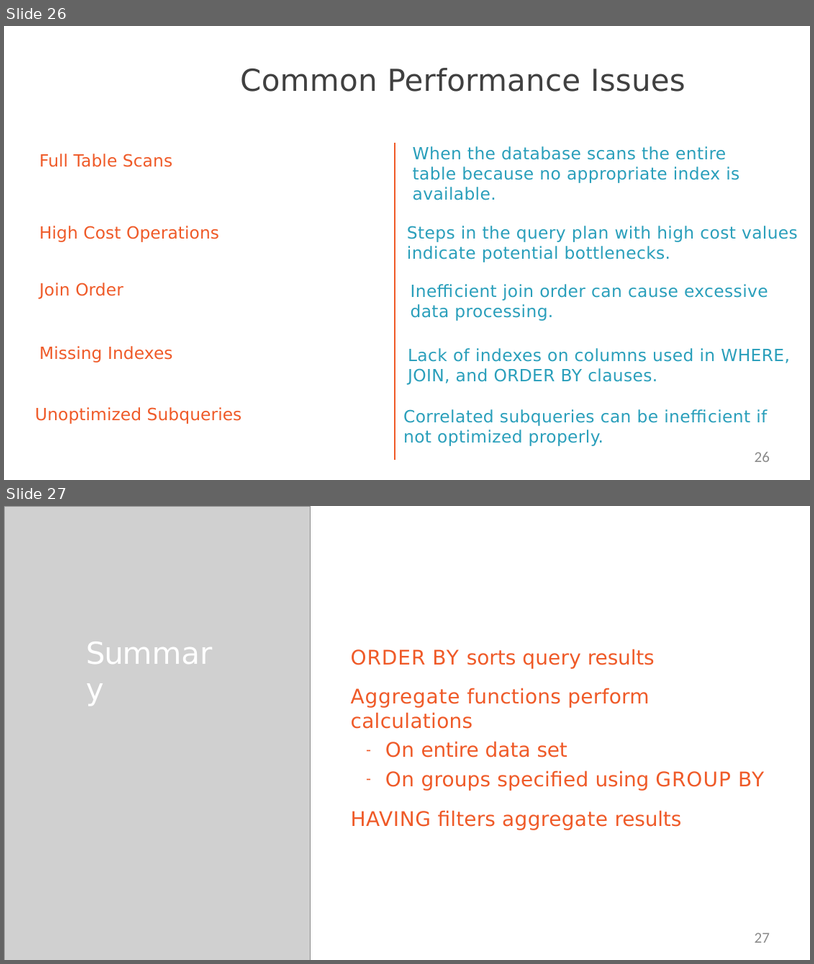
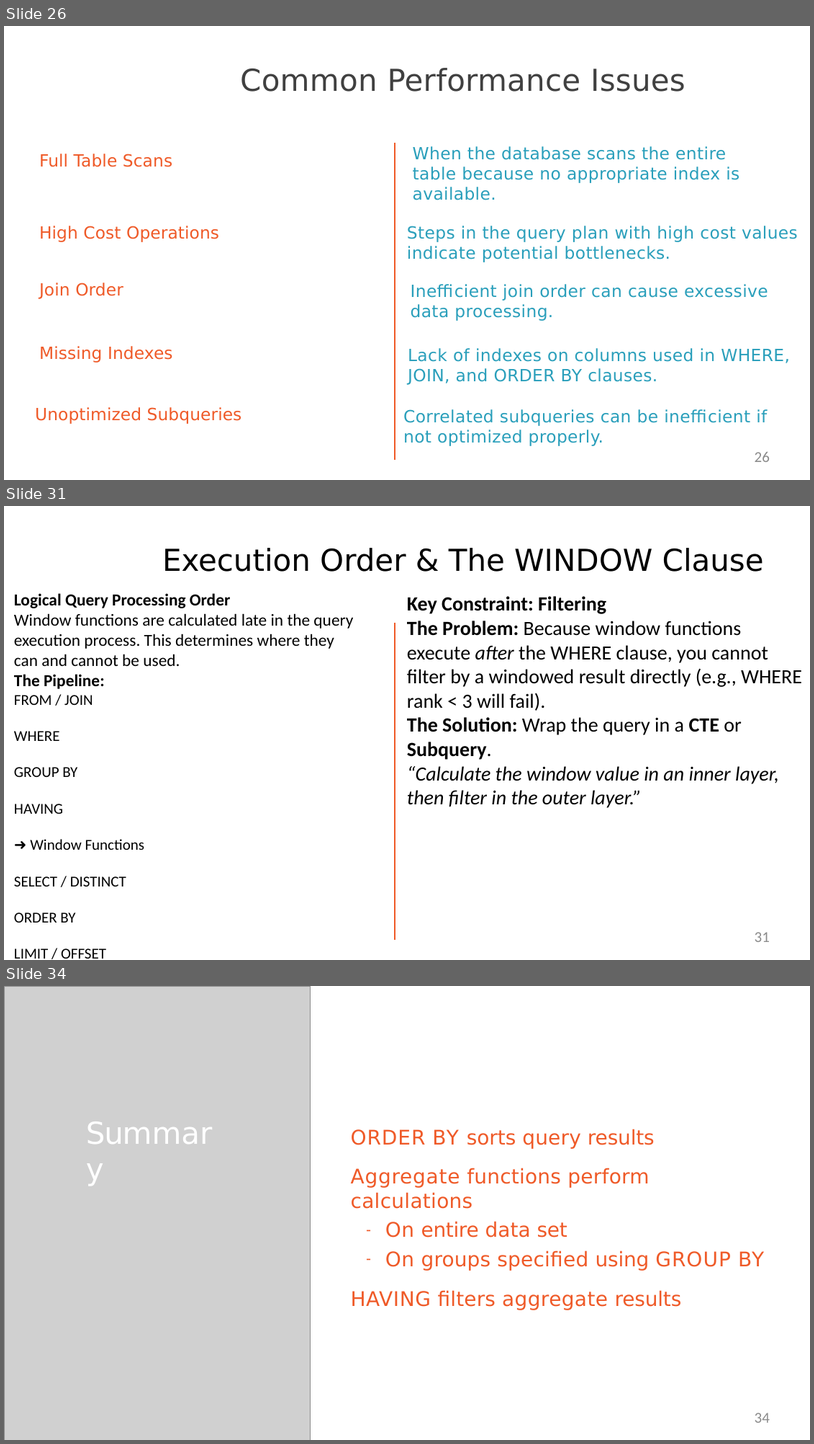
Before and after one commit to StevenJoseph19/GS-Training, a slide deck: Training Materials/8. PostgreSQL/1. Querying Data from PostgreSQL/Slides/6. Presenting and Aggregating Your Result/presenting-and-aggregating-your-results-slides.pptx. Shown one above the other, each under a label of ours: slides 26 and 27 before the commit, slides 26, 31 and 34 after it; the slides between them are not shown. The pictures are 814x964 and 814x1444 pixels, drawn with LibreOffice and Linux fonts; fonts in the diff are those of the drawing; grey boxes stand for pictures. Boxes give left, top, right and bottom in pixels: in the first picture for what was removed or moved away, otherwise in the second. Text is boxed around its words. In the diff, an @@ line names an element or a change of style, - is before the commit and + after.

```diff
--- a/Training Materials/8. PostgreSQL/1. Querying Data from PostgreSQL/Slides/6. Presenting and Aggregating Your Result/presenting-and-aggregating-your-results-slides.pptx
+++ b/Training Materials/8. PostgreSQL/1. Querying Data from PostgreSQL/Slides/6. Presenting and Aggregating Your Result/presenting-and-aggregating-your-results-slides.pptx
@@ slide 31 added at [4,506,810,960], background #FFFFFF @@
@@ title added at [162,548,764,572], 36 pt, text #000000 @@
+Execution Order & The WINDOW Clause
@@ text added at [14,593,353,958], 20 pt, text #000000 @@
+Logical Query Processing Order
+Window functions are calculated late in the query execution process. This determines where they can and cannot be used.
+The Pipeline:
+FROM / JOIN
+WHERE
+GROUP BY
+HAVING
+➜ Window Functions
+SELECT / DISTINCT
+ORDER BY
+LIMIT / OFFSET
@@ text added at [407,596,802,808], 24 pt, text #000000 @@
+Key Constraint: Filtering
+The Problem: Because window functions execute after the WHERE clause, you cannot filter by a windowed result directly (e.g., WHERE rank < 3 will fail).
+The Solution: Wrap the query in a CTE or Subquery.
+“Calculate the window value in an inner layer, then filter in the outer layer.”
@@ freeform shape added at [392,623,396,939], outline #EF5A28 1.98 pt @@
@@ page number added at [755,932,770,942], 18 pt, text #8C8C8C @@
+31
@@ what was slide 27 is now slide 34 @@
@@ page number at [755,1412,770,1422]: text changed @@
-27
+34
```
Also in this commit, not shown: 6 other slides added.
